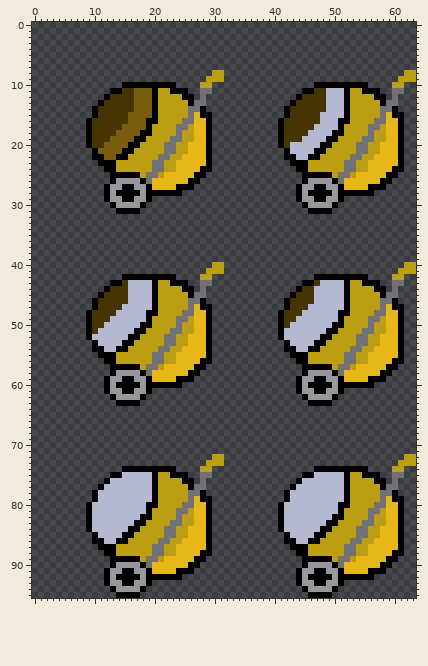
Two states of a sprite sheet, Assets/Animations/Betoneira_Making_Cement_Animation.png. Above is the file before it was changed.
The file is 320x480 pixels, drawn in blocks of 5x5; one block is one cell here.
Once edited:
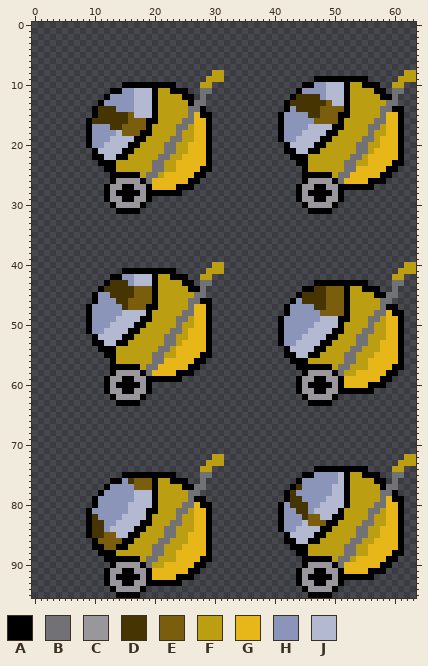
Palette (. is transparent): A #000000  B #727176  C #99979c  D #463402  E #7a5d0d  F #bc9e13  G #e7b619  H #8b95b9  J #b3b9d1
Changes in this commit:
Changed rows in their new state; - is an unchanged pixel.
first column x 10:
 9 -------------------------------------AAAAAAAAA------
10 -----------------------------------AAHHJJJ-FF-AA----
11 -----HHJJJ------------------------AHHHH------FF-A---
12 ---HHHHJJJ-----------------------AD---H--------F-A--
13 --HHHHHJJJ----------------------AD-----E--------F---
14 ----HHHJJJ-----------------------H----EEEE---------A
15 -------JJJ---------------------AHHHH--EEEA--------G-
16 --------------------------------HHHHHEEEE-F---------
17 HHH-----------------------------HHHHJ---A-----------
18 HHHHJ---------------------------HHHJ---A-F----------
19 HHHJJJJ-------------------------HHJ---A-F-------G---
20 HHJJJJ-------------------------.A----A-F------------
21 -JJJJ----------------------------A--A-F--------G----
22 --JJ----------------------------.-AAFF--------G-----
23 ---------------------------------.----------------A-
24 ----------------------------------.---------GG---A-.
25 -------------------------------------------G----A-.-
26 ----------------------------------------------AA-.--
27 ------------------------------------------AAAA-..---
28 ------------------------------------------.....-----
first column x 9:
41 ------AAAAAAAAA--------------------------------------
42 ----AAHHJJJ-FF-AA---------------------.........------
43 ---ADD-H------FF-A------------------..AAAAA-AA-..----
44 --AD---DEEE-----F-A----------------.AADDEEE---AA-.---
45 -AHH---DEEE------F----------------.A--DDEEE-----A----
46 --HHH--EEEE---------A------------.AH--DDEEE--------.-
47 AHHHHHDEEEA--------G--------------HHHHDDEEE-------A-.
48 -HHHHH-----F--------------------.AHHHHHEEEE--------A-
49 -HHHH----A-----------------------HHHHHH----A---------
50 -HHH----A-F----------------------HHHHH---J-----------
51 -HH----A-F-------G---------------HHHH---J-A----------
52 .A----A-F------------------------HHH---J-A-------F---
53 --A--A-F--------G---------------AHH---J-A------------
54 -.-AAFF--------G------------------J--J-A--------F----
55 --.----------------A-------------A-JJAA--------F-----
56 ---.---------GG---A-.-------------A----------------G-
57 ------------G----A-.---------------A---------FF---G-A
58 ---------------AA-.------------------------FF----G-A-
59 -----------AAAA-..-----------------------------GG-A--
60 -----------.....---------------------------GGGG-AA---
61 -------------------------------------------AAAAA-----
first column x 9:
74 ------.........----------------------------
75 ----..AAAAA-AA-..---------------------HHHH-
76 ---.AAHDEEE---AA-.------------------HHHHHH-
77 --.AHHHHEEE-----A------------------DHHHHH--
78 -.AHHHHH-----------.--------------DHHHHHH--
79 --HHHHHH----------A-.-------------DDHHHH---
80 .AHHHHH---J--------A-------------HDDDHH---J
81 -HHHHHH----A---------------------HHDDH-----
82 -DHHHH---J-----------------------HHHDEE----
83 -DDHH---J-A----------------------HHH-EEE---
84 -DDH---J-A-------F---------------HH--------
85 ADDEE-J-A----------------------------------
86 --EEEE-A--------F--------------------------
87 -A-EEAA--------F---------------------------
88 --A----------------G-----------------------
89 ---A---------FF---G-A----------------------
90 -----------FF----G-A-----------------------
91 ---------------GG-A------------------------
92 -----------GGGG-AA-------------------------
93 -----------AAAAA---------------------------
